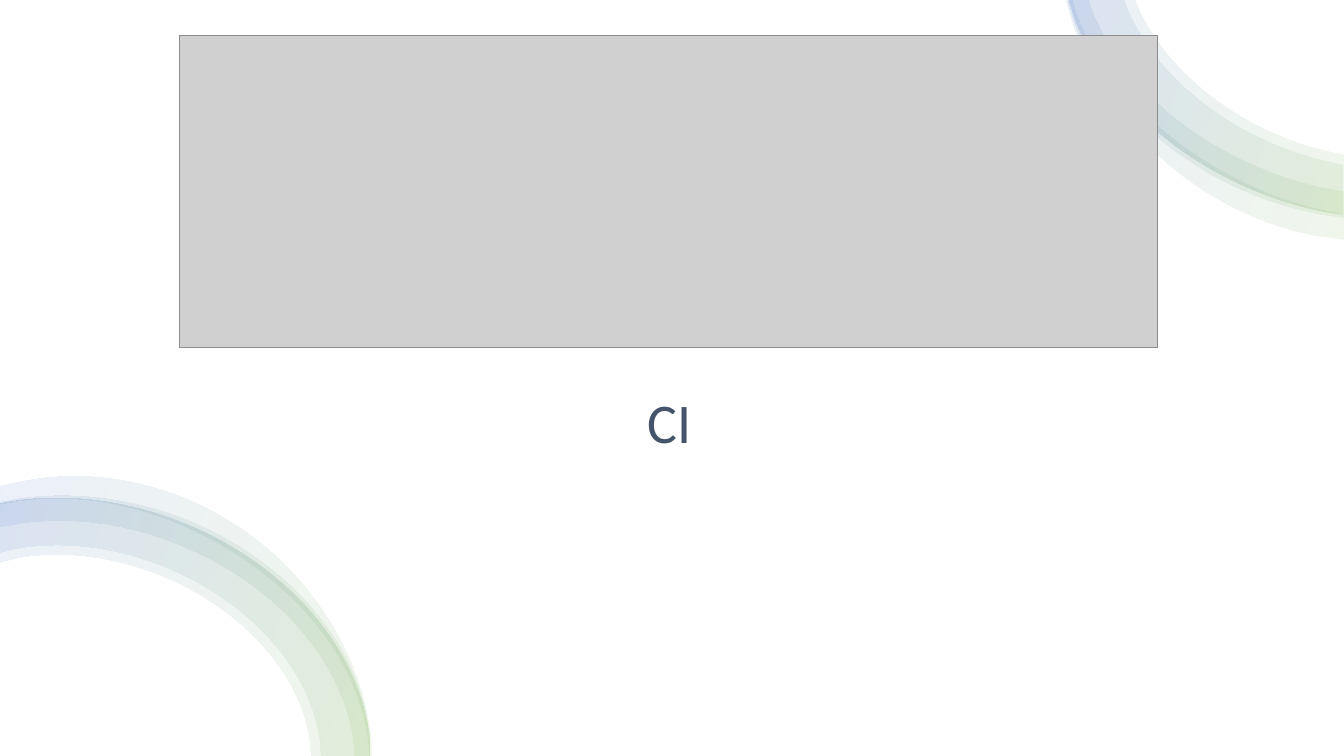
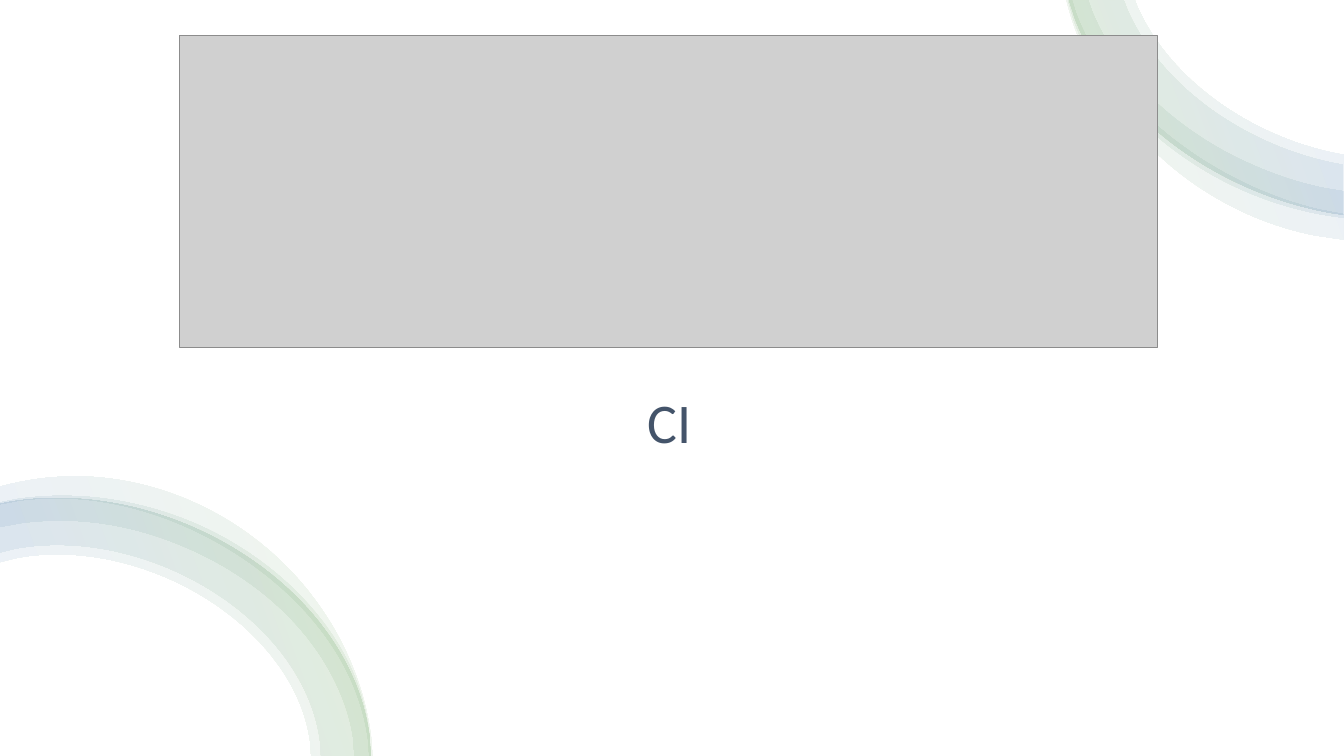
Before and after one commit to arunvel1988/K8S-Paathshala-Pune-Tekton, a slide deck: slide 5 of tekton ppt/Tekton.pptx. Drawn at 1344x756 pixels with LibreOffice and Linux fonts; fonts in the diff are those of the drawing; grey boxes stand for pictures. Boxes give left, top, right and bottom in pixels: in the first picture for what was removed or moved away, otherwise in the second. Text is boxed around its words. In the diff, an @@ line names an element or a change of style, - is before the commit and + after.

```diff
--- a/tekton ppt/Tekton.pptx
+++ b/tekton ppt/Tekton.pptx
@@ outline redrawn in 4 elements at [1067, 0, 1344, 239], [1070, 0, 1344, 215], [1069, 0, 1344, 218], [1070, 0, 1344, 214] @@
```
Also in this commit, not shown: 1 other slide changed, 1 slide added.
